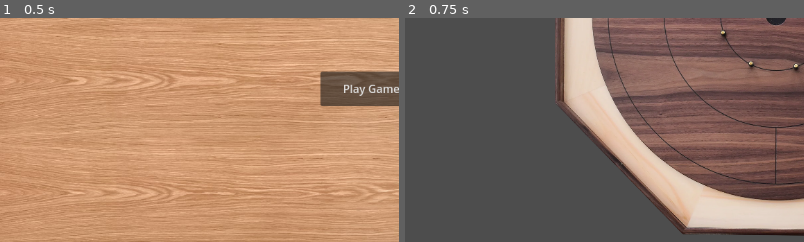
Above: before the commit, frames 1-2 (left to right).
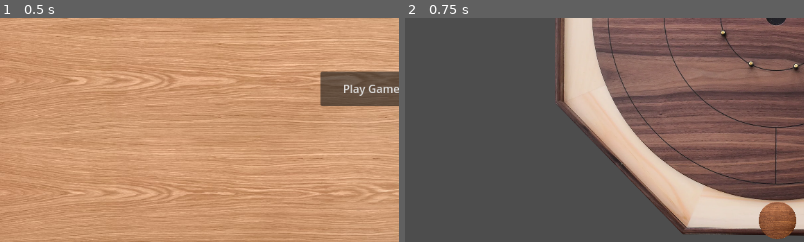
Above: after the commit, the same moments.

Repository: WadeCanavan/Crokinole
Game: Godot game, scene res://Scenes/Title.tscn
Same seed, same stepped clock (60 frames per second), same inputs: the game is played once before the commit and once after it.
Inputs:
- Up to frame 1 (0.5 s): no input
- Up to frame 2 (0.75 s): click "Play Game" at 0.5 s
The pictures show only the part of the screen within x 3-53%, y 50-100%; the shares and areas given below are measured in that part.

Frame 1 is identical in both runs. In frame 2, 1.2% of the frame differs, in the area x 88-98%, y 82-99%.

Commit message:
placed disc in main scene

Diff:
--- /dev/null
+++ b/Scenes/disc.gd
@@ -0,0 +1,53 @@
+extends RigidBody2D
+
+
+# Adjust this to influence how quickly the player slows down while on the ground
+const FRICTION = 10.0
+# Adjust this to increase or decrease the strength of the flick release
+const FLICK_POWER := 600.0
+# This should be relatively the same size as half the width of the sprite
+# A neat trick you can use is to make this bigger to give the player a bit more forgiveness,
+# which works especially well on smaller screens.
+const CLICK_THRESHOLD := 64.0
+
+# Get the gravity from the project settings to be synced with RigidBody nodes.
+# This flag will indicate that we have tapped the character and are currently dragging on the screen
+var is_dragging: bool = false
+
+
+
+
+func _on_input_event(viewport, event, shape_idx):
+	print("Hello!")
+	if event is InputEventMouseButton:
+		if event.is_pressed() and (event.global_position - global_position).length() < CLICK_THRESHOLD:
+			# This captures the "click" or "touch" step, meaning this will fire once the character is touched
+			# The mouse event will fire regardless of whether the cursor is inside the bounding box of the character,
+			# so we will add a check to see if the mouse position is close enough to the character's size.
+			# In this case, it will act like a radius.
+			print("Touched")
+			is_dragging = true
+		elif is_dragging:
+			# To release the flick, we will check to see if we were dragging to begin with,
+			# and that we have released the left mouse button (or released our finger)
+			print("Released")
+			is_dragging = false
+			if (event.global_position - global_position).length() > CLICK_THRESHOLD:
+				# We want to check that our final cursor position is outside the player's collision area
+				# because we would otherwise have unpredictable angles and it would feel unintuitive.
+				# This also gives us the benefit of responding differently to a tap instead of a flick
+				# Flick launch code will go here
+				print("Flick!")
+				var flick_vector: Vector2 = (event.global_position - global_position)
+				#velocity = flick_vector.normalized() * FLICK_POWER
+			else:
+				# In the case we release while inside the player's collision area, we will handle it
+				# like it was just a tap.
+				print("Just a tap")
+
+func _physics_process(delta: float) -> void:
+	if is_dragging:
+		# If you want to do anything while dragging, put that code here
+		print("Dragging")
+
+	# Add the gravity (code unrelated to the flick mechanic, but here to give the player motion)
--- a/Scenes/disc.tscn
+++ b/Scenes/disc.tscn
@@ -1,17 +1,23 @@
-[gd_scene load_steps=3 format=3 uid="uid://cno7sihcglocf"]
+[gd_scene load_steps=4 format=3 uid="uid://cno7sihcglocf"]
 
+[ext_resource type="Script" path="res://Scenes/disc.gd" id="1_5wjyq"]
 [ext_resource type="Texture2D" uid="uid://c6kxhew26btlt" path="res://Assets/Sprites/blank-round-wooden-sign-free-png.png" id="1_noab2"]
 
 [sub_resource type="CircleShape2D" id="CircleShape2D_nru0h"]
 radius = 270.007
 
 [node name="RigidBody2D" type="RigidBody2D"]
+linear_damp = 30.781
+script = ExtResource("1_5wjyq")
 
 [node name="Sprite2D" type="Sprite2D" parent="."]
 position = Vector2(576, 320)
-scale = Vector2(0.283481, 0.283333)
+scale = Vector2(0.0281397, 0.028125)
 texture = ExtResource("1_noab2")
 
 [node name="CollisionShape2D" type="CollisionShape2D" parent="."]
 position = Vector2(576, 320)
+scale = Vector2(0.1, 0.1)
 shape = SubResource("CircleShape2D_nru0h")
+
+[connection signal="input_event" from="." to="." method="_on_input_event"]
--- a/Scenes/main.tscn
+++ b/Scenes/main.tscn
@@ -1,6 +1,7 @@
-[gd_scene load_steps=3 format=3 uid="uid://cwx8tiulhosp8"]
+[gd_scene load_steps=4 format=3 uid="uid://cwx8tiulhosp8"]
 
 [ext_resource type="Texture2D" uid="uid://di16b63182u02" path="res://Assets/Sprites/crokinoleboard.png" id="1_cmi87"]
+[ext_resource type="PackedScene" uid="uid://cno7sihcglocf" path="res://Scenes/disc.tscn" id="2_ak6xp"]
 
 [sub_resource type="CircleShape2D" id="CircleShape2D_crb3j"]
 radius = 270.007
@@ -17,3 +18,5 @@
 [node name="CollisionShape2D" type="CollisionShape2D" parent="board"]
 position = Vector2(576, 320)
 shape = SubResource("CircleShape2D_crb3j")
+
+[node name="RigidBody2D" parent="." instance=ExtResource("2_ak6xp")]
--- a/project.godot
+++ b/project.godot
@@ -18,3 +18,8 @@
 [dotnet]
 
 project/assembly_name="Crokinole"
+
+[physics]
+
+2d/default_gravity=0.0
+2d/default_gravity_vector=Vector2(0, 0)
Not shown: 1 places in Scenes/Help.tscn that only renumber resources
